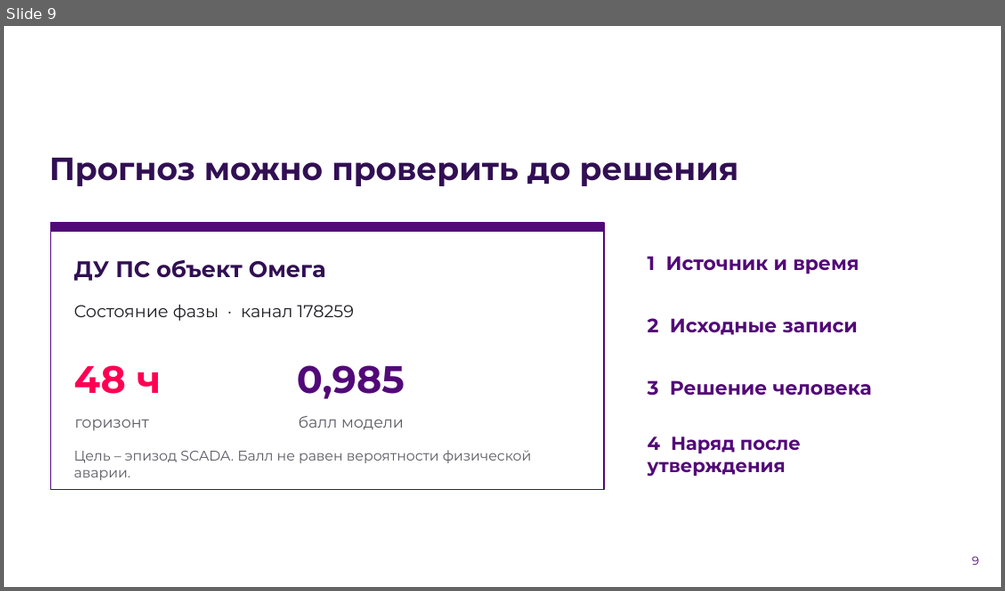
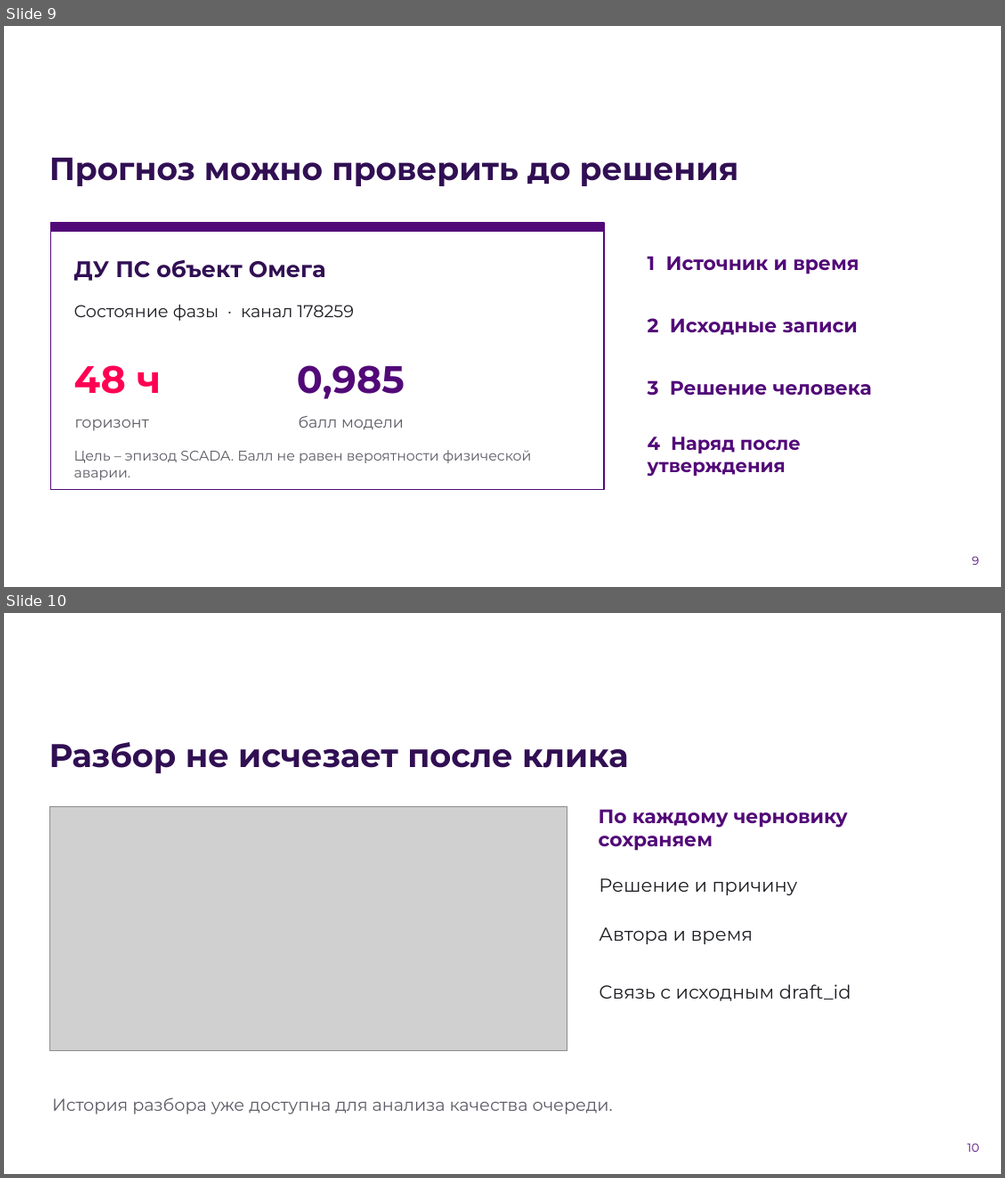
Before and after one commit to MonaCCi111/lct2, a slide deck: docs/submission/Dolos_LCT2026_final.pptx. Shown one above the other, each under a label of ours: slide 9 before the commit, slides 9 and 10 after it. The pictures are 1005x591 and 1005x1178 pixels, drawn with LibreOffice and Linux fonts; fonts in the diff are those of the drawing; grey boxes stand for pictures; background and template pictures are left out. Boxes give left, top, right and bottom in pixels: in the first picture for what was removed or moved away, otherwise in the second. Text is boxed around its words. In the diff, an @@ line names an element or a change of style, - is before the commit and + after.

```diff
--- a/docs/submission/Dolos_LCT2026_final.pptx
+++ b/docs/submission/Dolos_LCT2026_final.pptx
@@ slide 10 added at <box>4,613,1001,1174</box>, background picture (left out) @@
@@ text added at <box>49,742,628,773</box>, 31.5 pt, text #310F53, bold @@
+Разбор не исчезает после клика
@@ picture added at <box>49,807,567,1051</box> @@
@@ text added at <box>599,809,848,851</box>, 18.8 pt, text #520978, bold @@
+По каждому черновику сохраняем
@@ text added at <box>599,878,798,895</box>, 18 pt, text #1C1D22 @@
+Решение и причину
@@ text added at <box>599,927,752,944</box>, 18 pt, text #1C1D22 @@
+Автора и время
@@ text added at <box>599,985,655,998</box>, 16.5 pt, text #FFFFFF, bold @@
+ОБРАТНАЯ СВЯЗЬ
@@ text added at <box>660,984,851,1001</box>, 18 pt, text #1C1D22 @@
+Связь с исходным draft_id
@@ text added at <box>52,1097,613,1114</box>, 16.5 pt, text #5D5B65 @@
+История разбора уже доступна для анализа качества очереди.
@@ text added at <box>967,1143,979,1151</box>, 11.2 pt, text #520978 @@
+10
```
Also in this commit, not shown: 10 slides changed, 4 other slides added, 2 other files.
